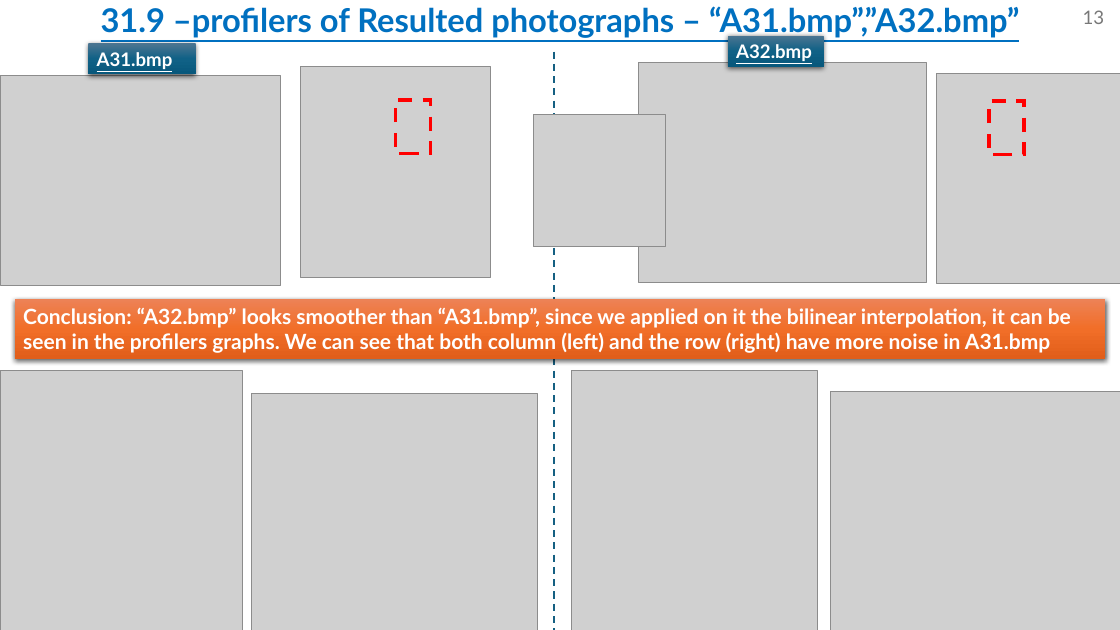
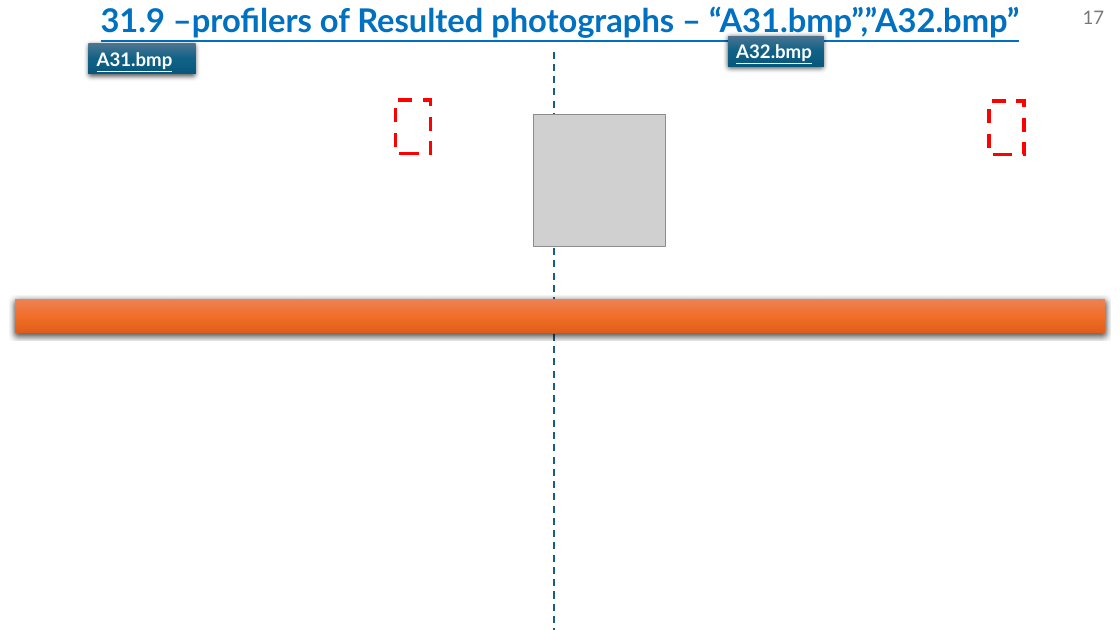
Before and after one commit to omripony/image-processing, a slide deck: slide 17 of labs/lab31-waiting for grade/version 2/1950-2210-7939-ImPr31-1.pptx (slide 13 before the commit). Drawn at 1120x630 pixels with LibreOffice and Linux fonts; fonts in the diff are those of the drawing; grey boxes stand for pictures. Boxes give left, top, right and bottom in pixels: in the first picture for what was removed or moved away, otherwise in the second. Text is boxed around its words. In the diff, an @@ line names an element or a change of style, - is before the commit and + after.

```diff
--- a/labs/lab31-waiting for grade/version 2/1950-2210-7939-ImPr31-1.pptx
+++ b/labs/lab31-waiting for grade/version 2/1950-2210-7939-ImPr31-1.pptx
@@ page number at [1083, 10, 1105, 24]: text changed @@
-13
+17
@@ picture removed at [0, 76, 280, 286] @@
@@ picture removed at [301, 66, 492, 277] @@
@@ picture removed at [639, 62, 927, 281] @@
@@ picture removed at [937, 74, 1120, 283] @@
@@ rectangle: place and size @@
-rectangle at [15, 299, 1106, 359]
+rectangle at [15, 299, 1106, 333]
@@ text in rectangle at [23, 308, 1071, 353]: text removed @@
-Conclusion: “A32.bmp” looks smoother than “A31.bmp”, since we applied on it the bilinear interpolation, it can be seen in the profilers graphs. We can see that both column (left) and the row (right) have more noise in A31.bmp
@@ picture removed at [0, 371, 243, 630] @@
@@ picture removed at [572, 371, 818, 630] @@
@@ picture removed at [252, 394, 538, 630] @@
@@ picture removed at [830, 392, 1120, 630] @@
```
Also in this commit, not shown: 3 other slides changed, 9 slides added, 5 slides removed, 33 other files.
